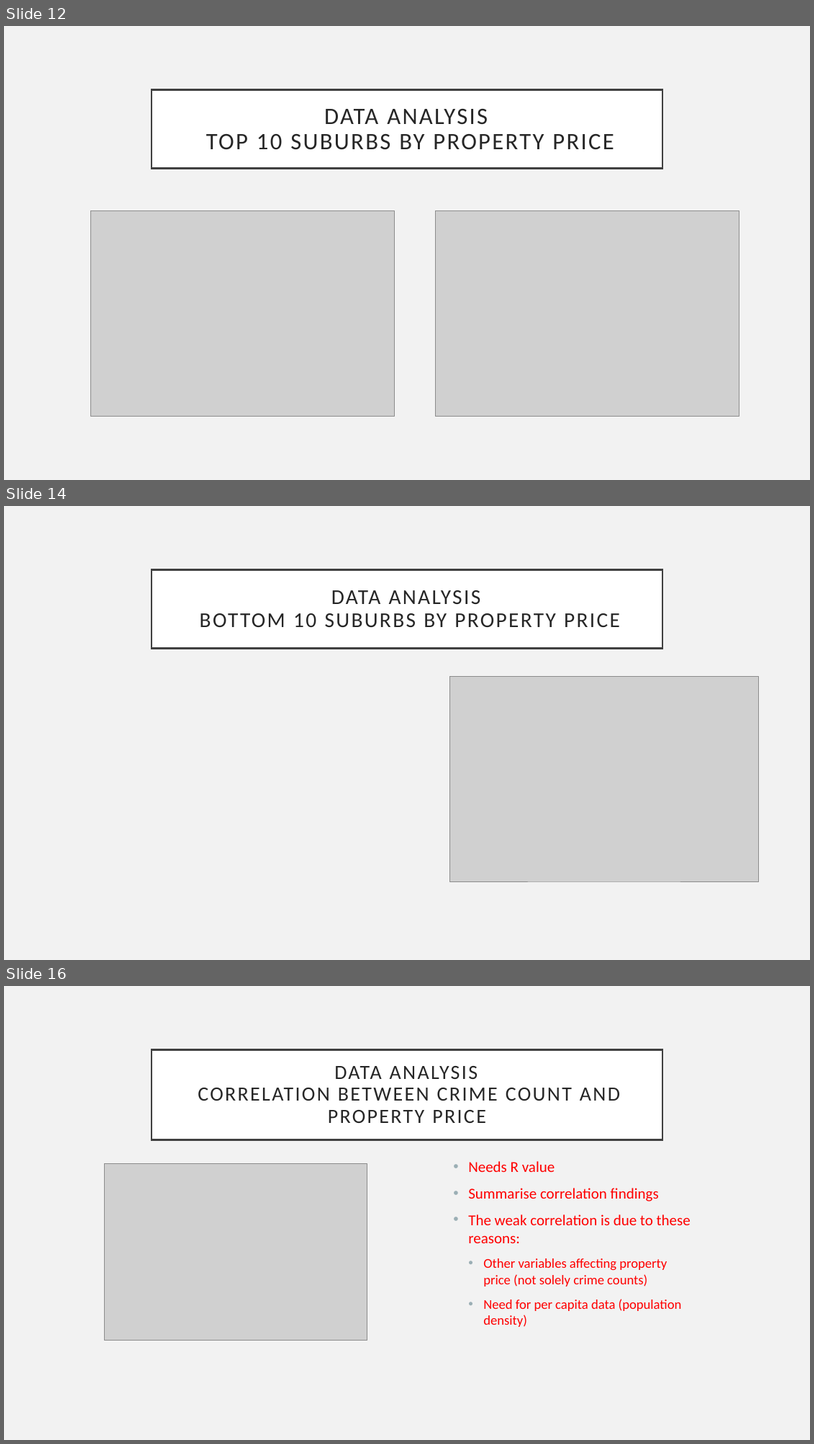
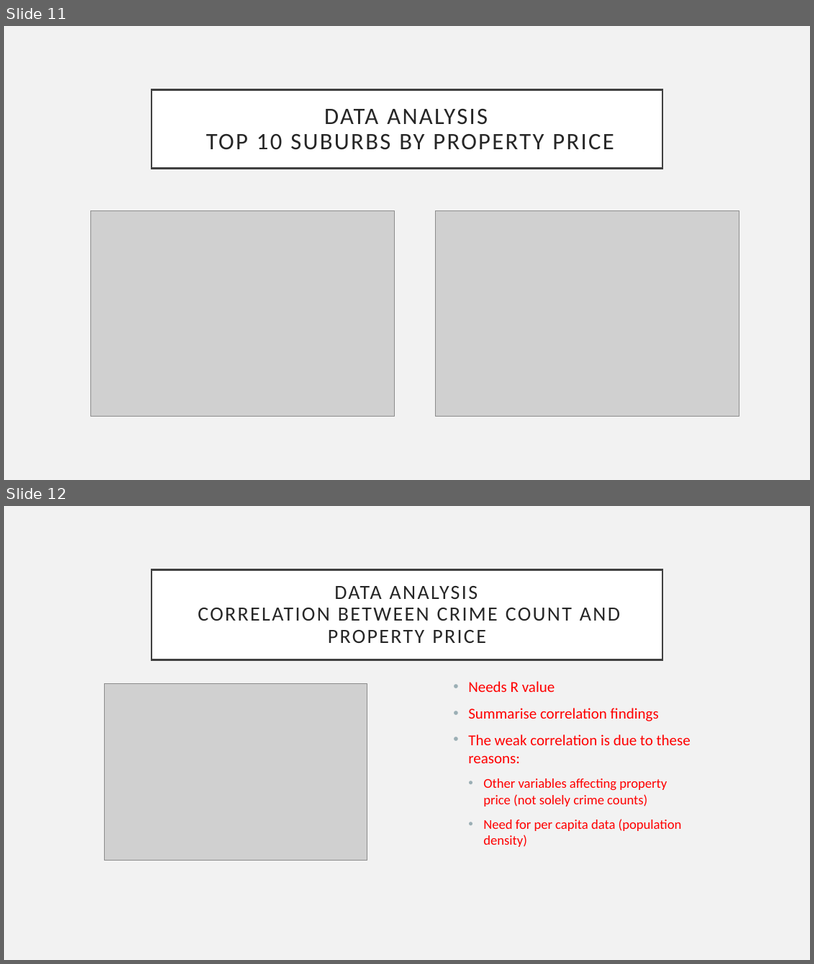
Before and after one commit to Sprettle/Chevrolet-Chilis, a slide deck: Project 1 Presentation.pptx. Shown one above the other, each under a label of ours: slides 12, 14 and 16 before the commit, slides 11 and 12 after it; the slides between them are not shown. The pictures are 814x1444 and 814x964 pixels, drawn with LibreOffice and Linux fonts; fonts in the diff are those of the drawing; grey boxes stand for pictures. Boxes give left, top, right and bottom in pixels: in the first picture for what was removed or moved away, otherwise in the second. Text is boxed around its words. In the diff, an @@ line names an element or a change of style, - is before the commit and + after.

```diff
--- a/Project 1 Presentation.pptx
+++ b/Project 1 Presentation.pptx
@@ slide 14 removed at (4, 506, 810, 960), background #F2F2F2 @@
@@ title removed at (152, 569, 663, 648) @@
-DATA ANALYSIS
-BOTTOM 10 SUBURBS BY PROPERTY PRICE
@@ picture removed at (450, 676, 759, 881) @@
@@ what was slide 12 is now slide 11 @@
@@ what was slide 16 is now slide 12 @@
```
Also in this commit, not shown: 2 slides changed, 3 other slides removed.
